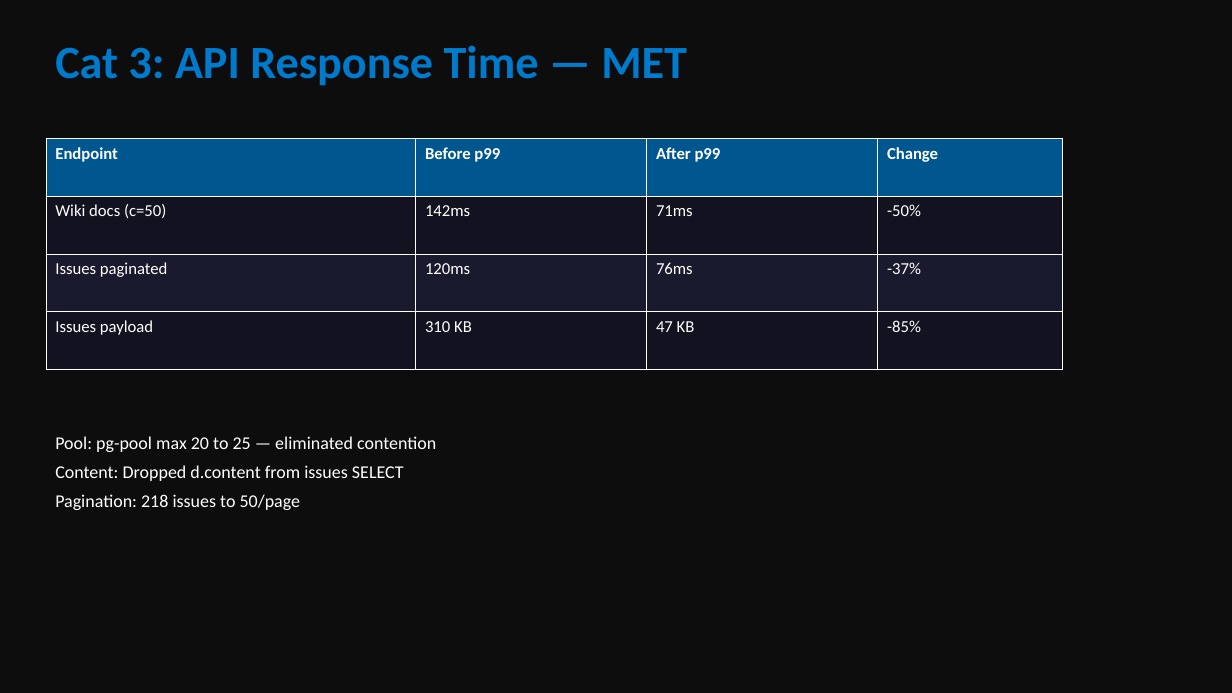
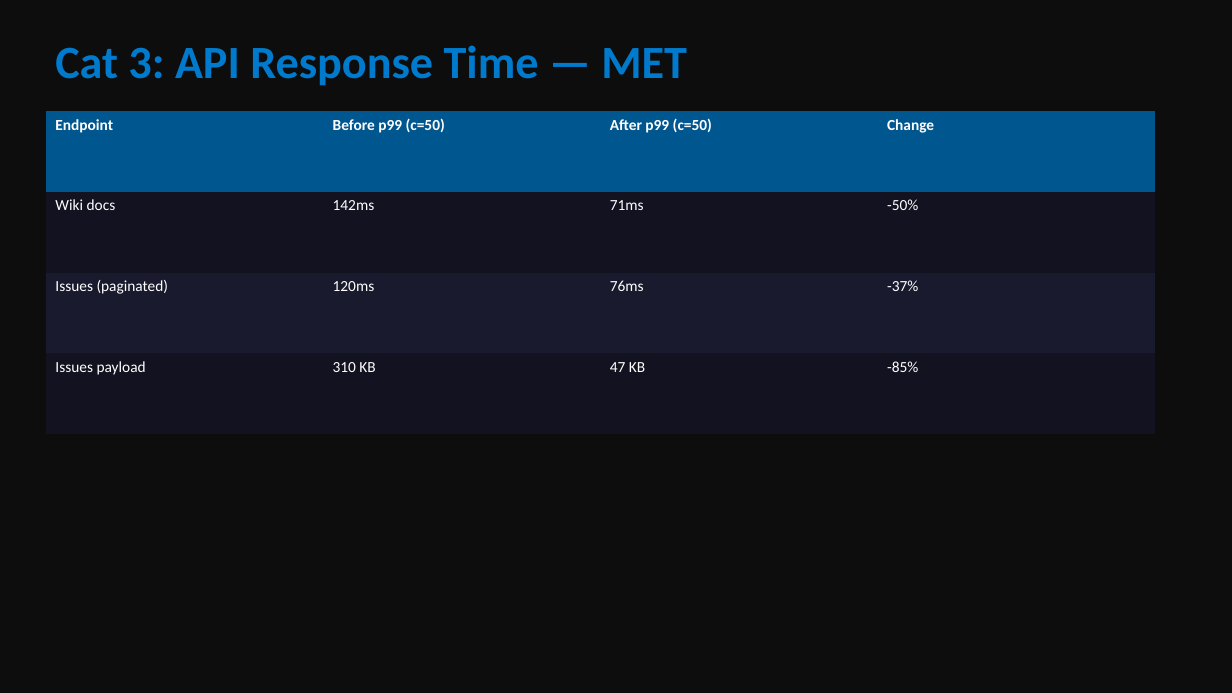
Before and after one commit to fsyeddev-a11y/ShipShape, a slide deck: slide 11 of docs/ShipShape-Final-Presentation.pptx (slide 6 before the commit). Drawn at 1232x693 pixels with LibreOffice and Linux fonts; fonts in the diff are those of the drawing. Boxes give left, top, right and bottom in pixels: in the first picture for what was removed or moved away, otherwise in the second. Text is boxed around its words. In the diff, an @@ line names an element or a change of style, - is before the commit and + after.

Commit message:
docs: update revert documentation with specific examples, regenerate PDF and presentation
Expanded the "Fixes Attempted and Reverted" section with detailed table
showing what changed, why it was reverted, and lessons learned for each
fix (backlinks .catch removal, syntax-highlighting API polling, WCAG
hover-focus conflict, timeout increase, batch CI failures).
Regenerated PDF and 32-slide presentation.

```diff
--- a/docs/ShipShape-Final-Presentation.pptx
+++ b/docs/ShipShape-Final-Presentation.pptx
@@ table at <box>46,111,1155,434</box> @@
-row 1, column 2: Before p99
+row 1, column 2: Before p99 (c=50)
-row 1, column 3: After p99
+row 1, column 3: After p99 (c=50)
-row 2, column 1: Wiki docs (c=50)
+row 2, column 1: Wiki docs
-row 3, column 1: Issues paginated
+row 3, column 1: Issues (paginated)
@@ size 13 to 12 pt in "Endpoint", "Change", "142ms", "71ms" and 8 more places @@
@@ borders changed @@
@@ table: place and size @@
-table at <box>46,139,1063,370</box>
+table at <box>46,111,1155,434</box>
@@ text removed at <box>55,436,436,510</box> @@
-Pool: pg-pool max 20 to 25 — eliminated contention
-Content: Dropped d.content from issues SELECT
-Pagination: 218 issues to 50/page
```
Also in this commit, not shown: 10 other slides changed, 21 slides added, 5 slides removed, 4 other files.
